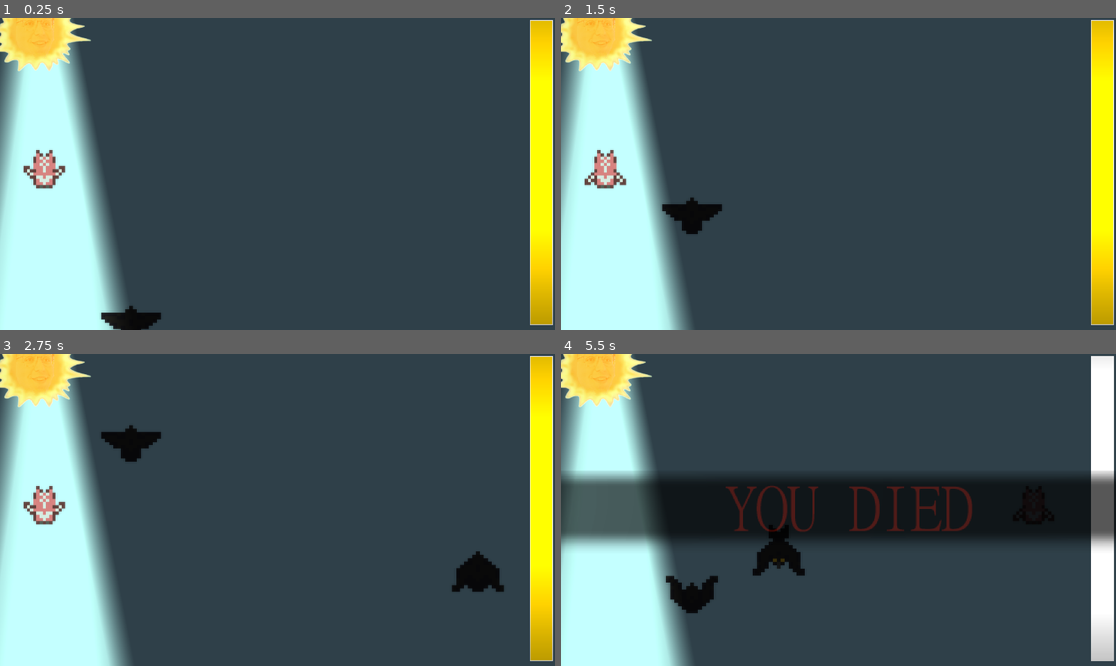
Above: before the commit, frames 1-4 (two rows, left to right).
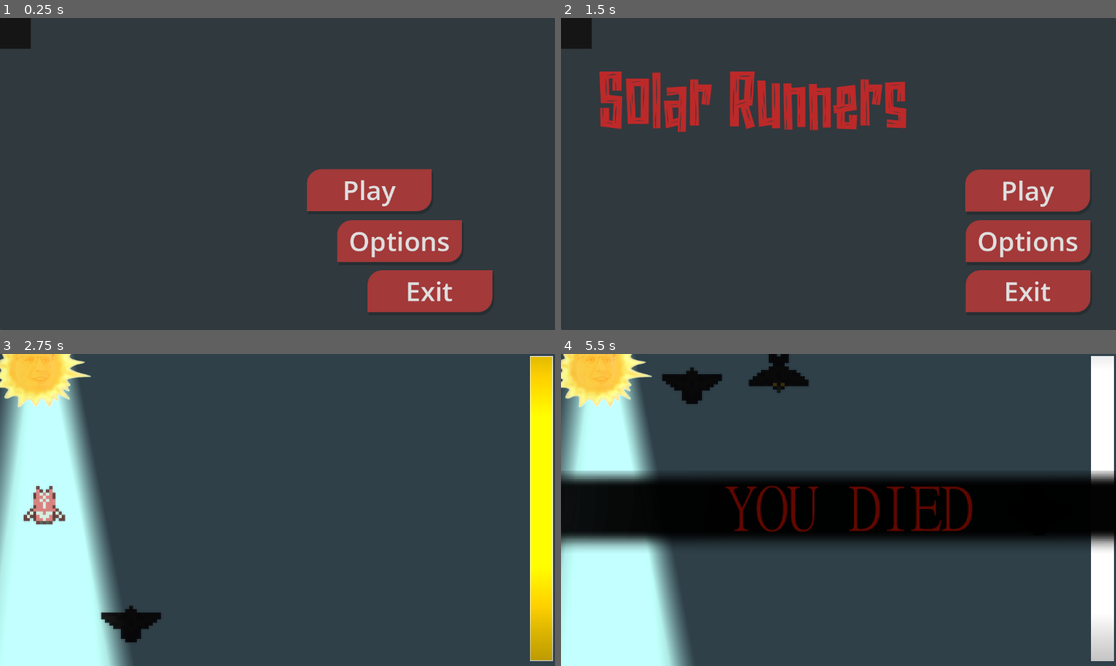
Above: after the commit, the same moments.

Repository: AuroraFreire/horizons-europa
Game: Godot game, scene res://main_menu.tscn
Same seed, same stepped clock (60 frames per second), same inputs: the game is played once before the commit and once after it. Before the commit the project starts from res://world.tscn. Video files are missing from this copy of the repository; at most half a second of black plays in their place.
Inputs (mouse positions are in pixels of both pictures, inside the frame that each line leads up to):
- Up to frame 1 (0.25 s): no input
- Up to frame 2 (1.5 s): click (1016, 242) at 0.5 s, where only the run after the commit has a clickable "Options"; click (966, 114) at 1.25 s, where only the run after the commit has a clickable "X"
- Up to frame 3 (2.75 s): click (466, 525) at 2 s, where only the run after the commit has a clickable "Play"
- Up to frame 4 (5.5 s): move the mouse to (960, 494) at 2.77 s; hold D (right) 2.78-3.53 s; click (960, 494) at 2.92 s; move the mouse to (727, 525) at 3.52 s; hold A (left) 3.53-4.28 s; move the mouse to (894, 441) at 4.27 s; hold D (right) from 4.28 s (still down); move the mouse to (810, 572) at 5.02 s; click (810, 572) at 5.17 s

The runs differ from the first frame. In frame 1, 32% of the frame differs, in the area x 0-100%, y 0-100%; in frame 2, 37%; in frame 3, 2.3%; in frame 4, 7.9%.

Commit message:
main menu finishedgit add .

Diff:
--- /dev/null
+++ b/audio_control.gd
@@ -0,0 +1,11 @@
+extends HSlider
+
+@export var audio_bus_name: String
+var audio_bus_id
+
+func _ready() -> void:
+	audio_bus_id = AudioServer.get_bus_index(audio_bus_name)
+
+func _on_value_changed(value: float) -> void:
+	var db = linear_to_db(value)
+	AudioServer.set_bus_volume_db(audio_bus_id, db)
--- /dev/null
+++ b/default_bus_layout.tres
@@ -0,0 +1,9 @@
+[gd_resource type="AudioBusLayout" format=3 uid="uid://bwuqyk23v4g06"]
+
+[resource]
+bus/1/name = &"SFX"
+bus/1/solo = false
+bus/1/mute = false
+bus/1/bypass_fx = false
+bus/1/volume_db = 0.0
+bus/1/send = &"Master"
--- a/main_menu.gd
+++ b/main_menu.gd
@@ -3,9 +3,14 @@
 @onready var videoBg = $VideoStreamPlayer
 @onready var anim = $AnimationPlayer
 @onready var anim2 = $AnimationPlayer2
+@onready var play = $play
+@onready var options = $options
+@onready var options2 = $options2
+@onready var exit = $exit
+@onready var title = $RichTextLabel
 
-# Called when the node enters the scene tree for the first time.
 func _ready() -> void:
+	options2.visible = false
 	videoBg.play()
 	anim.play("button_entrance")
 	anim2.play("title_entrance")
@@ -13,6 +18,21 @@
 func _on_play_pressed() -> void:
 	get_tree().change_scene_to_file("res://world.tscn")
 
-
 func _on_exit_pressed() -> void:
 	get_tree().quit()
+
+
+func _on_options_pressed() -> void:
+	options2.visible = true
+	exit.visible = false
+	play.visible = false
+	options.visible = false
+	title.visible = false
+
+
+func _on_button_pressed() -> void:
+	options2.visible = false
+	exit.visible = true
+	play.visible = true
+	options.visible = true
+	title.visible = true
--- a/main_menu.tscn
+++ b/main_menu.tscn
@@ -3,6 +3,7 @@
 [ext_resource type="Script" uid="uid://bn8ba1q1tvvfm" path="res://main_menu.gd" id="1_7vrkn"]
 [ext_resource type="VideoStream" uid="uid://clluvmujmse3q" path="res://mainmenu-anim_itgmneHV.ogv" id="2_fu7sn"]
 [ext_resource type="FontFile" uid="uid://bommj3adrys8u" path="res://Naluka.ttf" id="3_fu7sn"]
+[ext_resource type="Script" uid="uid://cwowaqae4kves" path="res://audio_control.gd" id="4_jix8l"]
 
 [sub_resource type="StyleBoxFlat" id="StyleBoxFlat_7vrkn"]
 bg_color = Color(0.64, 0.224, 0.224, 1)
@@ -212,6 +213,23 @@
 &"title_entrance": SubResource("Animation_qe12f")
 }
 
+[sub_resource type="StyleBoxFlat" id="StyleBoxFlat_wmc1n"]
+bg_color = Color(0.6, 0.6, 0.6, 0)
+
+[sub_resource type="StyleBoxFlat" id="StyleBoxFlat_pw07k"]
+bg_color = Color(0.6, 0.6, 0.6, 0)
+
+[sub_resource type="StyleBoxFlat" id="StyleBoxFlat_0j6q0"]
+bg_color = Color(0.6, 0.6, 0.6, 0)
+
+[sub_resource type="StyleBoxLine" id="StyleBoxLine_tw6pl"]
+color = Color(0.82, 0.82, 0.82, 0.36078432)
+thickness = 5
+
+[sub_resource type="StyleBoxLine" id="StyleBoxLine_tigkg"]
+color = Color(0.76862746, 0.11372549, 0.11372549, 1)
+thickness = 5
+
 [node name="Control" type="Control" unique_id=1738751077]
 layout_mode = 3
 anchors_preset = 15
@@ -234,9 +252,18 @@
 offset_bottom = 649.0
 
 [node name="alsobg" type="Panel" parent="." unique_id=1019731629]
-layout_mode = 0
-offset_right = 1153.0
-offset_bottom = 649.0
+layout_mode = 1
+anchors_preset = -1
+anchor_left = 0.5
+anchor_top = 0.45000002
+anchor_right = 0.5
+anchor_bottom = 0.45000002
+offset_left = -576.5
+offset_top = -292.1
+offset_right = 576.5
+offset_bottom = 356.9
+grow_horizontal = 2
+grow_vertical = 2
 
 [node name="play" type="Button" parent="." unique_id=1227559242]
 layout_mode = 0
@@ -296,5 +323,88 @@
 root_node = NodePath("../exit")
 libraries/ = SubResource("AnimationLibrary_8qtwp")
 
+[node name="options2" type="Panel" parent="." unique_id=138799492]
+layout_mode = 1
+anchors_preset = 8
+anchor_left = 0.5
+anchor_top = 0.5
+anchor_right = 0.5
+anchor_bottom = 0.5
+offset_left = -325.25
+offset_top = -182.375
+offset_right = 325.25
+offset_bottom = 182.375
+grow_horizontal = 2
+grow_vertical = 2
+
+[node name="Label" type="Label" parent="options2" unique_id=20669692]
+layout_mode = 1
+anchors_preset = 5
+anchor_left = 0.5
+anchor_right = 0.5
+offset_left = -114.5
+offset_top = 16.0
+offset_right = 114.5
+offset_bottom = 99.0
+grow_horizontal = 2
+theme_override_font_sizes/font_size = 60
+text = "Options"
+
+[node name="Button" type="Button" parent="options2" unique_id=1864753920]
+layout_mode = 0
+offset_left = 565.25
+offset_top = 13.375
+offset_right = 607.25
+offset_bottom = 105.375
+theme_override_colors/font_color = Color(1, 0, 0, 1)
+theme_override_colors/font_focus_color = Color(1, 0, 0, 1)
+theme_override_colors/font_pressed_color = Color(0.6901961, 0, 0, 1)
+theme_override_colors/font_hover_color = Color(0.69, 0, 0, 1)
+theme_override_font_sizes/font_size = 67
+theme_override_styles/normal = SubResource("StyleBoxFlat_wmc1n")
+theme_override_styles/pressed = SubResource("StyleBoxFlat_pw07k")
+theme_override_styles/hover = SubResource("StyleBoxFlat_0j6q0")
+text = "X"
+
+[node name="audio_control" type="HSlider" parent="options2" unique_id=241658540]
+layout_mode = 1
+anchors_preset = 8
+anchor_left = 0.5
+anchor_top = 0.5
+anchor_right = 0.5
+anchor_bottom = 0.5
+offset_left = -245.0
+offset_top = -8.0
+offset_right = 245.0
+offset_bottom = 8.0
+grow_horizontal = 2
+grow_vertical = 2
+theme_override_styles/slider = SubResource("StyleBoxLine_tw6pl")
+theme_override_styles/grabber_area = SubResource("StyleBoxLine_tigkg")
+max_value = 1.0
+step = 0.01
+value = 1.0
+script = ExtResource("4_jix8l")
+audio_bus_name = "SFX"
+
+[node name="Label2" type="Label" parent="options2" unique_id=721749385]
+layout_mode = 1
+anchors_preset = 8
+anchor_left = 0.5
+anchor_top = 0.5
+anchor_right = 0.5
+anchor_bottom = 0.5
+offset_left = -33.5
+offset_top = 14.0
+offset_right = 33.5
+offset_bottom = 68.0
+grow_horizontal = 2
+grow_vertical = 2
+theme_override_font_sizes/font_size = 39
+text = "SFX"
+
 [connection signal="pressed" from="play" to="." method="_on_play_pressed"]
+[connection signal="pressed" from="options" to="." method="_on_options_pressed"]
 [connection signal="pressed" from="exit" to="." method="_on_exit_pressed"]
+[connection signal="pressed" from="options2/Button" to="." method="_on_button_pressed"]
+[connection signal="value_changed" from="options2/audio_control" to="options2/audio_control" method="_on_value_changed"]
--- a/project.godot
+++ b/project.godot
@@ -11,7 +11,7 @@
 [application]
 
 config/name="horizons-europafr"
-run/main_scene="uid://3ngls3x8lx7b"
+run/main_scene="uid://bmfsjx6uxpphe"
 config/features=PackedStringArray("4.7", "GL Compatibility")
 config/icon="res://icon.svg"
 
--- a/world.tscn
+++ b/world.tscn
@@ -131,5 +131,6 @@
 
 [node name="DeathSFX" type="AudioStreamPlayer" parent="." unique_id=351282972]
 stream = SubResource("AudioStreamRandomizer_306tr")
+bus = &"SFX"
 
 [node name="Captcha" parent="." unique_id=416223703 instance=ExtResource("10_wse8f")]
Not shown, added: audio_control.gd.uid
Not shown: 1 places in world.tscn that only renumber resources
